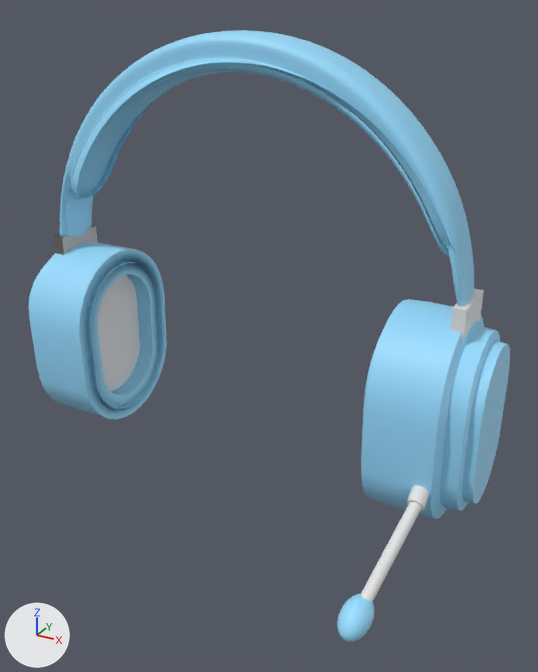
One commit to the Blender file Models/Main level/Clutter Room/headset.blend: the scene before it, then after it.
The view is the same before and after, from a 50 mm lens placed at (2.39, -3.99, 0.72), pointed at (0.38, -0.34, -1.11). The lights are fixed; the arrows at lower left show +X, +Y and +Z.
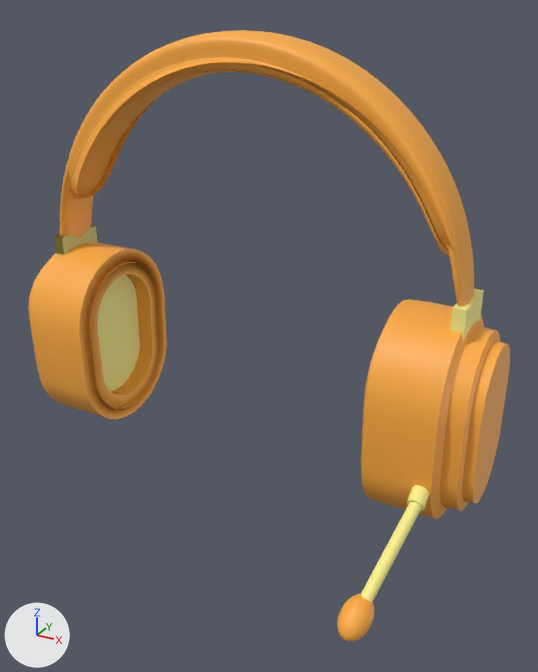
Pixel boxes (x1, y1, x2, y2) of what changed, in the pictures (538 x 672 px):
```json
{"object": "Cube.001", "change": "recoloured", "before": [60, 30, 474, 306], "after": [60, 30, 474, 306], "on screen": "blue to orange"}
{"object": "Cylinder", "change": "recoloured", "before": [361, 299, 510, 519], "after": [361, 299, 510, 519], "on screen": "blue to orange"}
{"object": "Cylinder.001", "change": "recoloured", "before": [29, 242, 167, 419], "after": [29, 242, 167, 419], "on screen": "blue to orange"}
{"object": "Cylinder.002", "change": "recoloured", "before": [361, 485, 429, 602], "after": [361, 485, 429, 602], "on screen": "white to yellow"}
{"object": "Sphere", "change": "recoloured", "before": [337, 594, 374, 642], "after": [337, 594, 374, 642], "on screen": "blue to orange"}
{"object": "Cube", "change": "recoloured", "before": [450, 289, 484, 342], "after": [450, 289, 484, 342], "on screen": "white to yellow"}
{"object": "Cube.002", "change": "recoloured", "before": [54, 225, 97, 255], "after": [54, 225, 97, 255], "on screen": "white to yellow"}
```

The change, as JSON lines over the scene's bpy script:
```json
{"op": "set", "path": "mat_material.base_color", "old": "(0.314, 0.723, 1.0)", "new": "(1.0, 0.423, 0.0545)", "note": "blue #98ddff -> orange #ffae42"}
{"op": "set", "path": "mat_material_001.base_color", "old": "(0.8, 0.8, 0.8)", "new": "(1.0, 0.922, 0.275)", "note": "white #e7e7e7 -> yellow #fff68f"}
```
